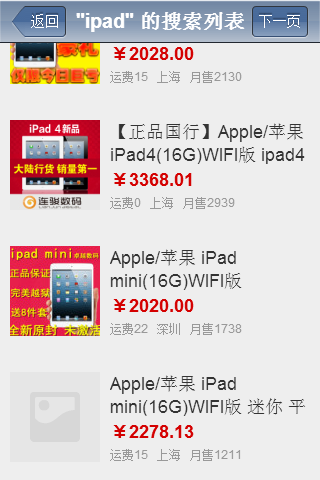
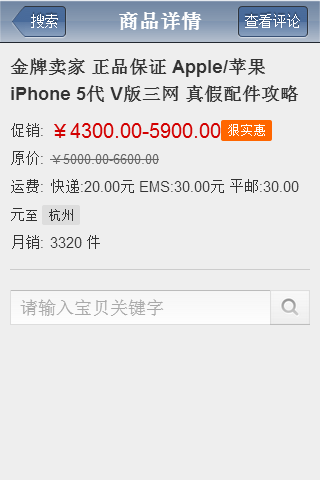
The second w=320, h=480 image is a revision of the first. Changes to its layers:
showed "图层 3" over [10,6,310,462]
hid "图层 4" over [10,6,310,462]
added layer "图层 6" above "图层 1" over [10,6,310,462]
